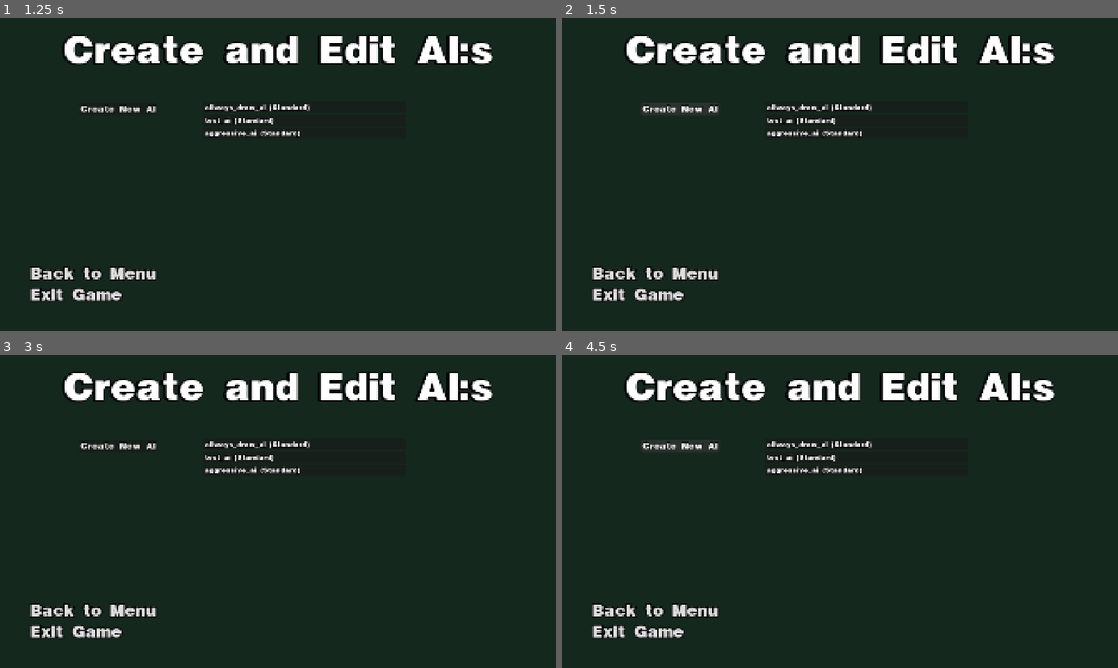
Above: before the commit, frames 1-4 (two rows, left to right).
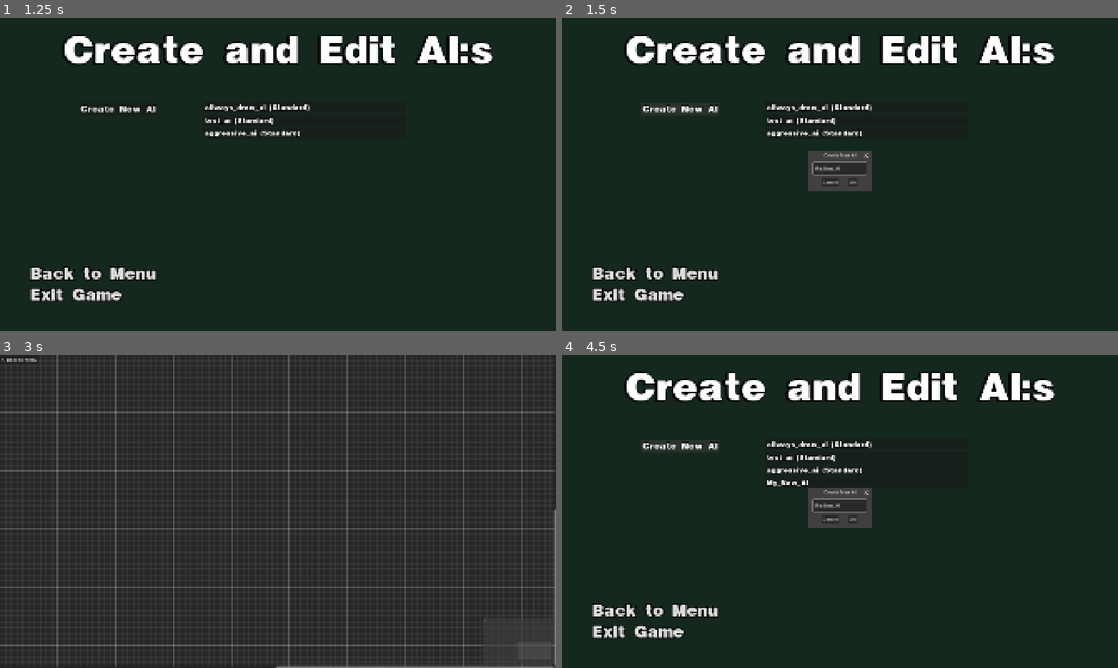
Above: after the commit, the same moments.

Repository: JontePonte/UNO-utlimate-ai-simulator
Game: Godot game, scene res://menus/MainMenu.tscn
The game is run twice, just before and just after one commit, with the same random seed, the same clock (stepped at 60 frames per second) and the same inputs.
Inputs (mouse positions are in pixels of both pictures, inside the frame that each line leads up to):
- Up to frame 1 (1.25 s): click "Create and Edit AI" at 0.5 s
- Up to frame 2 (1.5 s): click "Create New AI" at 1.25 s
- Up to frame 3 (3 s): click "Create New AI" at 2 s; click (289, 517) at 2.75 s, where only the run after the commit has a clickable "OK"
- Up to frame 4 (4.5 s): click (578, 358) at 3.5 s, where only the run after the commit has a clickable "<- Back to Menu"; click "Create New AI" at 4.25 s

Frame 1 is identical in both runs. In frame 2, 1.1% of the frame differs, in the area x 44-56%, y 42-56%; in frame 3, 54%, in the area x 0-100%, y 0-100%; in frame 4, 1.2%.

Commit message:
fixed new graph edit and connections

Diff:
--- /dev/null
+++ b/uno-ultimate-ai-simulator/ai_editor/AIEditor.tscn
@@ -0,0 +1,39 @@
+[gd_scene format=3 uid="uid://bq3gh23n1h5sk"]
+
+[ext_resource type="Script" uid="uid://dwxxmkb42ao8x" path="res://ai_editor/ai_editor.gd" id="1_p57j3"]
+
+[sub_resource type="StyleBoxFlat" id="StyleBoxFlat_045bj"]
+bg_color = Color(0.15294118, 0.15294118, 0.15294118, 1)
+
+[node name="Control" type="Control" unique_id=1393535991]
+layout_mode = 3
+anchors_preset = 15
+anchor_right = 1.0
+anchor_bottom = 1.0
+grow_horizontal = 2
+grow_vertical = 2
+script = ExtResource("1_p57j3")
+
+[node name="AiEditor" type="GraphEdit" parent="." unique_id=1139485564]
+layout_mode = 1
+anchors_preset = 15
+anchor_right = 1.0
+anchor_bottom = 1.0
+grow_horizontal = 2
+grow_vertical = 2
+theme_override_styles/panel = SubResource("StyleBoxFlat_045bj")
+scroll_offset = Vector2(-40, -40)
+show_menu = false
+
+[node name="MarginContainer" type="MarginContainer" parent="." unique_id=2041601459]
+layout_mode = 1
+anchors_preset = 10
+anchor_right = 1.0
+grow_horizontal = 2
+
+[node name="HBoxContainer" type="HBoxContainer" parent="MarginContainer" unique_id=1685803279]
+layout_mode = 2
+
+[node name="BackToMenuButton" type="Button" parent="MarginContainer/HBoxContainer" unique_id=567928158]
+layout_mode = 2
+text = "<- Back to Menu"
--- /dev/null
+++ b/uno-ultimate-ai-simulator/ai_editor/ai_editor.gd
@@ -0,0 +1,16 @@
+extends Control
+
+@onready var back_button = $MarginContainer/HBoxContainer/BackToMenuButton
+
+func _ready():
+	back_button.pressed.connect(_on_back_button_pressed)
+
+	# Här kollar vi vilken fil AiManager sa åt oss att ladda!
+	if AiManager.file_to_edit != "":
+		print("Välkommen till editorn! Vi ska redigera: ", AiManager.file_to_edit)
+	else:
+		print("Ingen fil angiven, något blev fel i övergången.")
+
+func _on_back_button_pressed():
+	# Byt ut sökvägen till din meny om den heter något annat
+	get_tree().change_scene_to_file("res://menus/CreateAndEditAI.tscn")
--- a/uno-ultimate-ai-simulator/autoloads/AIManager.gd
+++ b/uno-ultimate-ai-simulator/autoloads/AIManager.gd
@@ -1,6 +1,7 @@
 extends Node
 
 const AI_FOLDER_PATH = "user://ai_profiles/"
+var file_to_edit: String = ""
 
 func _ready():
 	_ensure_ai_folder_exists()
--- a/uno-ultimate-ai-simulator/menus/CreateAndEditAI.tscn
+++ b/uno-ultimate-ai-simulator/menus/CreateAndEditAI.tscn
@@ -68,7 +68,7 @@
 [node name="Spacer" type="Control" parent="MarginContainer/MainVBox/MainHBox/VBoxLeftSide" unique_id=1053914404]
 layout_mode = 2
 
-[node name="Button" type="Button" parent="MarginContainer/MainVBox/MainHBox/VBoxLeftSide" unique_id=1059933118]
+[node name="CreateNewAIButton" type="Button" parent="MarginContainer/MainVBox/MainHBox/VBoxLeftSide" unique_id=1059933118]
 layout_mode = 2
 size_flags_horizontal = 8
 theme_override_constants/outline_size = 8
--- a/uno-ultimate-ai-simulator/menus/ai_list_item.gd
+++ b/uno-ultimate-ai-simulator/menus/ai_list_item.gd
@@ -56,8 +56,16 @@
 	hover_tween.tween_property(action_buttons, "modulate:a", 1.0, 0.15).set_trans(Tween.TRANS_SINE).set_ease(Tween.EASE_OUT)
 
 func _on_mouse_exited():
-	# --- NYTT: Vänta en mikrosekund så musens position hinner uppdateras i Godot ---
+	# 1. Finns vi innan pausen?
+	if not is_inside_tree() or not get_tree():
+		return
+
+	# Vänta en mikrosekund så musens position hinner uppdateras i Godot
 	await get_tree().process_frame
+
+	# 2. FINNS VI KVAR EFTER PAUSEN? (Det är här scenbytet sker!)
+	if not is_inside_tree() or get_viewport() == null:
+		return
 
 	# Är musen fortfarande inuti hela radens område?
 	var mouse_pos = get_global_mouse_position()
--- a/uno-ultimate-ai-simulator/menus/create_and_edit_ai.gd
+++ b/uno-ultimate-ai-simulator/menus/create_and_edit_ai.gd
@@ -5,6 +5,8 @@
 @onready var ai_list_container = $MarginContainer/MainVBox/MainHBox/VBoxRightSide/ScrollContainer/AIListContainer
 @onready var main_menu_button = $MarginContainer/MainVBox/MainHBox/VBoxLeftSide/BottomHBox/HBoxBackExit/Back
 @onready var exit_game_button = $MarginContainer/MainVBox/MainHBox/VBoxLeftSide/BottomHBox/HBoxBackExit/ExitGame
+
+@onready var create_new_btn = $MarginContainer/MainVBox/MainHBox/VBoxLeftSide/CreateNewAIButton
 
 # -- POPUPS --
 @onready var name_dialog = $NameDialog
@@ -14,11 +16,13 @@
 # -- VARIABLER FÖR ATT MINNAS VAD VI KLICKADE PÅ --
 var current_file_to_copy: String = ""
 var current_file_to_delete: String = "" # NY! Minns vilken fil som ska raderas
+var dialog_mode: String = ""
 
 func _ready():
 	populate_ai_list()
 	main_menu_button.pressed.connect(_on_main_menu_button_pressed)
 	exit_game_button.pressed.connect(_on_exit_button_pressed)
+	create_new_btn.pressed.connect(_on_create_new_pressed)
 
 	# Koppla OK-knapparna för våra popups
 	name_dialog.confirmed.connect(_on_name_dialog_confirmed)
@@ -45,8 +49,9 @@
 	item.setup_item(display_name, file_name, is_standard)
 
 	# Lyssna på signalerna (De skickas ju bara om knapparna faktiskt finns och kan klickas på!)
+	item.delete_requested.connect(_on_ai_delete_requested)
+	item.edit_requested.connect(_on_ai_edit_requested)
 	item.copy_requested.connect(_on_ai_copy_requested)
-	item.delete_requested.connect(_on_ai_delete_requested)
 
 func _on_ai_delete_requested(file_name: String):
 	current_file_to_delete = file_name
@@ -81,8 +86,25 @@
 
 func _on_ai_copy_requested(original_file_name: String):
 	current_file_to_copy = original_file_name
+	dialog_mode = "copy" # <-- Berätta att vi kopierar!
 	var default_name = original_file_name.replace(".json", "") + " Copy"
 	name_input.text = default_name
+	name_dialog.popup_centered()
+	name_input.grab_focus()
+
+# --- ÖPPNA EDITORN (EDIT) ---
+func _on_ai_edit_requested(file_name: String):
+	# Berätta för manager vilken fil som gäller
+	AiManager.file_to_edit = file_name
+
+	# Byt scen! (Uppdatera sökvägen till din nya ai_editor-mapp)
+	get_tree().change_scene_to_file("res://ai_editor/AIEditor.tscn")
+
+# --- SKAPA NY AI ---
+func _on_create_new_pressed():
+	dialog_mode = "create" # Vi återanvänder samma popup som förut!
+	name_dialog.title = "Create New AI"
+	name_input.text = "My_New_AI"
 	name_dialog.popup_centered()
 	name_input.grab_focus()
 
@@ -91,24 +113,43 @@
 	if new_name == "": return
 	if not new_name.ends_with(".json"): new_name += ".json"
 
-	var base_dir = AiManager.AI_FOLDER_PATH
-	var source_path = base_dir + current_file_to_copy
-	var dest_path = base_dir + new_name
+	if dialog_mode == "copy":
+		var base_dir = AiManager.AI_FOLDER_PATH
+		var source_path = base_dir + current_file_to_copy
+		var dest_path = base_dir + new_name
 
-	var file_to_copy = FileAccess.open(source_path, FileAccess.READ)
-	if file_to_copy:
-		var content = file_to_copy.get_as_text()
-		file_to_copy.close()
+		var file_to_copy = FileAccess.open(source_path, FileAccess.READ)
+		if file_to_copy:
+			var content = file_to_copy.get_as_text()
+			file_to_copy.close()
+
+			var new_file = FileAccess.open(dest_path, FileAccess.WRITE)
+			new_file.store_string(content)
+			new_file.close()
+
+			print("Kopierade till: " + new_name)
+			populate_ai_list()
+
+	elif dialog_mode == "create":
+		var dest_path = AiManager.AI_FOLDER_PATH + new_name
+
+		# Vi skapar en tom JSON-struktur för att grunda filen
+		var empty_data = {
+			"nodes": [],
+			"connections": []
+		}
 
 		var new_file = FileAccess.open(dest_path, FileAccess.WRITE)
-		new_file.store_string(content)
+		new_file.store_string(JSON.stringify(empty_data, "\t"))
 		new_file.close()
 
-		print("Kopierade till: " + new_name)
-		populate_ai_list()
+		print("Skapade ny AI: ", new_name)
+
+		# Skicka användaren direkt in i Editorn!
+		AiManager.file_to_edit = new_name
+		get_tree().change_scene_to_file("res://ai_editor/AIEditor.tscn")
 
 # --- NAVIGATION ---
-
 func _on_exit_button_pressed():
 	get_tree().quit()
 
Not shown, added: uno-ultimate-ai-simulator/ai_editor/ai_editor.gd.uid
